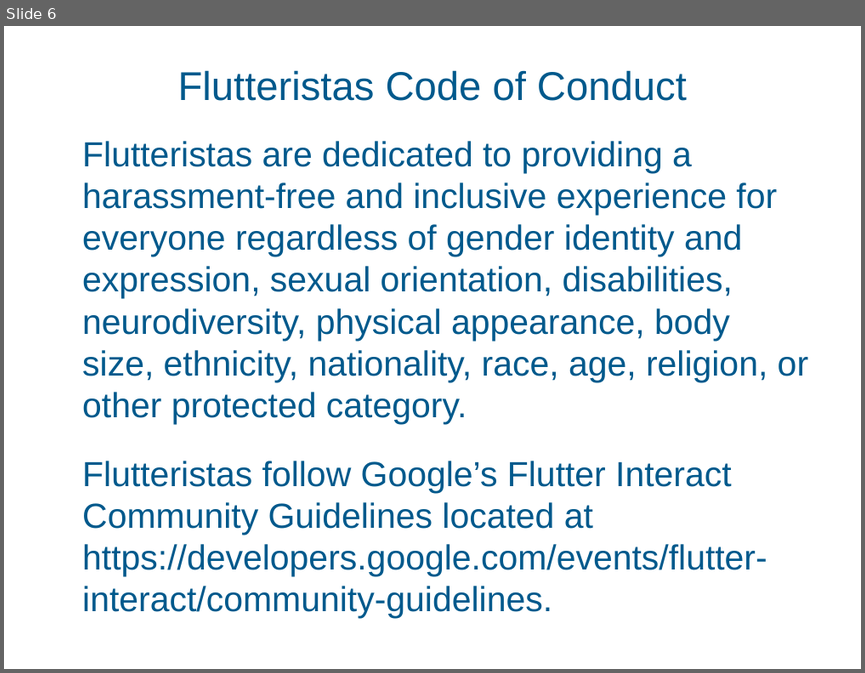
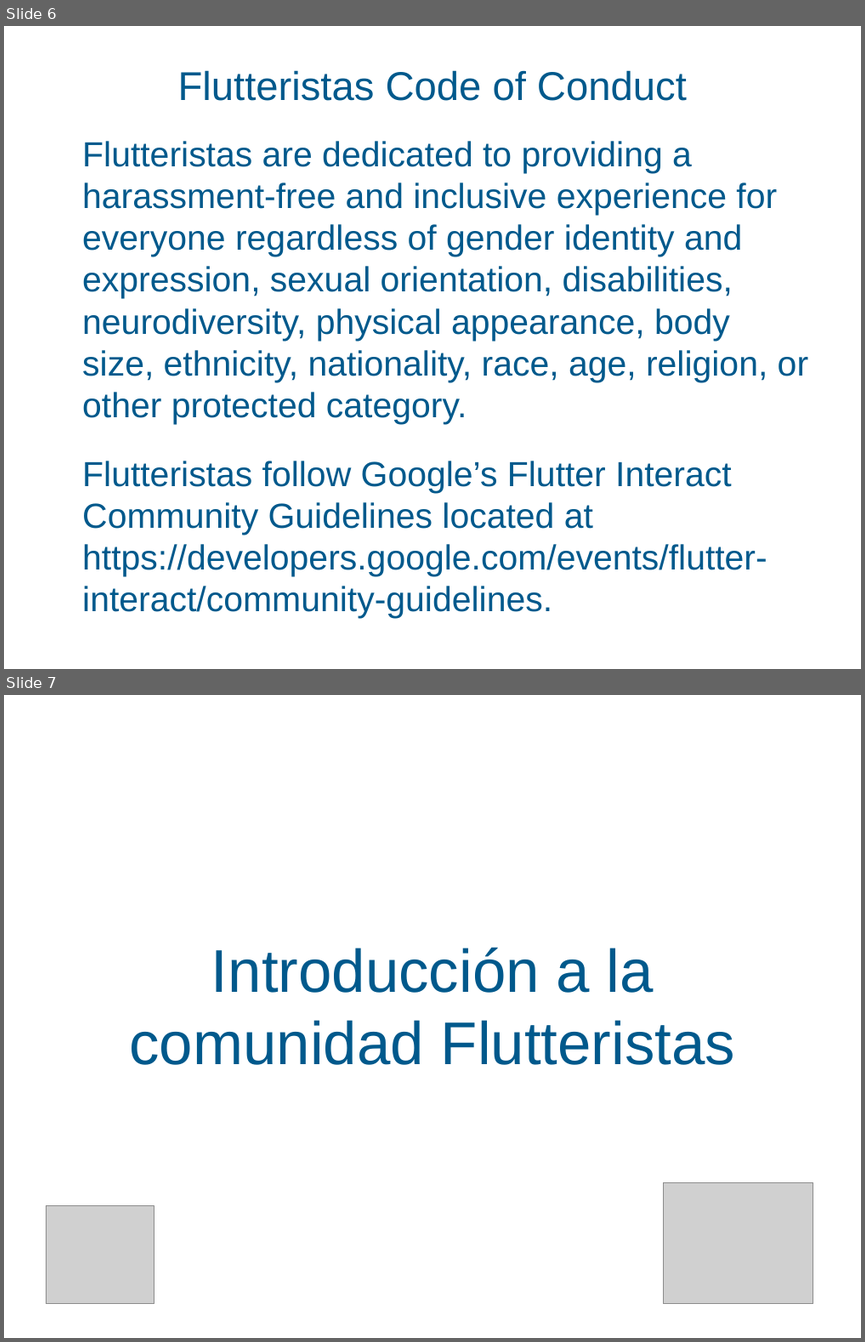
Before and after one commit to TheFlutteristas/presentations, a slide deck: Introduction_to_Flutteristas.pptx. Shown one above the other, each under a label of ours: slide 6 before the commit, slides 6 and 7 after it. The pictures are 865x673 and 865x1342 pixels, drawn with LibreOffice and Linux fonts; fonts in the diff are those of the drawing; grey boxes stand for pictures. Boxes give left, top, right and bottom in pixels: in the first picture for what was removed or moved away, otherwise in the second. Text is boxed around its words. In the diff, an @@ line names an element or a change of style, - is before the commit and + after.

```diff
--- a/Introduction_to_Flutteristas.pptx
+++ b/Introduction_to_Flutteristas.pptx
@@ slide 7 added at box(4, 695, 861, 1338), background #FFFFFF @@
@@ title added at box(129, 947, 735, 1065), 72 pt, text #00598B @@
+Introducción a la comunidad Flutteristas
@@ picture added at box(663, 1182, 813, 1304) @@
@@ picture added at box(46, 1206, 154, 1304) @@
```
Also in this commit, not shown: 5 other slides added, 1 other file.
